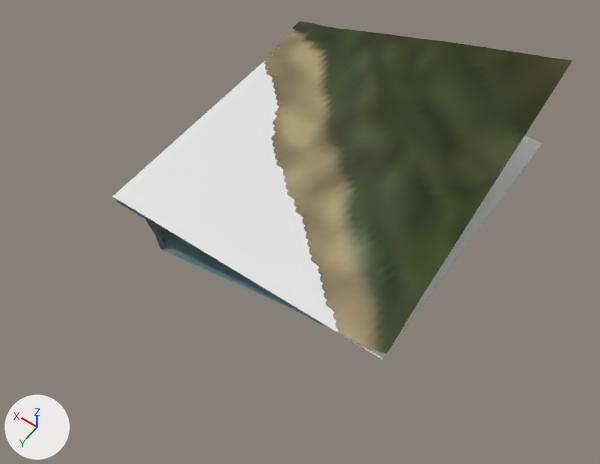
The glTF model eloria-assets/maps/continent-v2/coilmere/client/chunks/09_08/world.glb, before and after one commit.
Rendered twice from a 50 mm camera at (-191.3, 316.2, 191.9) aimed at (-103.6, 193.5, -1.0). Arrows for +X, +Y and +Z are at lower left; the lights stay in place. The picture after the commit comes second. Where no turn or scale is listed for an object, it has been applied to the vertices. Vertices at exactly the same position are counted once.

The older version as bpy lines, for what is in view:
```python
me_authoredground_coilmerebase_coilmere_09_08 = bpy.data.meshes.new('AuthoredGround_coilmereBase_coilmere_09_08')
me_authoredground_coilmerebase_coilmere_09_08.from_pydata(...)  # 2448 vertices, 4608 faces; spans x 2783.0..2881.0, y -7887.0..-7791.0, z -13.9..34.4
me_authoredground_coilmerebase_coilmere_09_08.materials.append(mat_authored_coilmerebase)  # its picture is missing
me_terrain_coilmere_09_08 = bpy.data.meshes.new('Terrain_coilmere_09_08')
me_terrain_coilmere_09_08.from_pydata(...)  # 2401 vertices, 4608 faces; spans x 2783.0..2879.0, y -7887.0..-7791.0, z -13.9..34.4
me_terrain_coilmere_09_08.materials.append(mat_continental_ground)  # its picture is missing
me_water_coilmere_09_08 = bpy.data.meshes.new('Water_coilmere_09_08')
me_water_coilmere_09_08.from_pydata([(2784.0, -7791.0, 0.0), (2784.0, -7887.0, 0.0), (2880.0, -7887.0, 0.0), (2880.0, -7791.0, 0.0)], [], [(0, 1, 2), (2, 3, 0)])
me_water_coilmere_09_08.materials.append(mat_water_sea)  # its picture is missing
ob_authoredground_coilmerebase_coilmere_09_08 = bpy.data.objects.new('AuthoredGround_coilmereBase_coilmere_09_08', me_authoredground_coilmerebase_coilmere_09_08)
ob_authoredground_coilmerebase_coilmere_09_08.location = (-2930.0, 8007.0, 0.0)
ob_terrain_coilmere_09_08 = bpy.data.objects.new('Terrain_coilmere_09_08', me_terrain_coilmere_09_08)
ob_terrain_coilmere_09_08.location = (-2930.0, 8007.0, 0.0)
ob_water_coilmere_09_08 = bpy.data.objects.new('Water_coilmere_09_08', me_water_coilmere_09_08)
ob_water_coilmere_09_08.location = (-2930.0, 8007.0, 0.0)
```
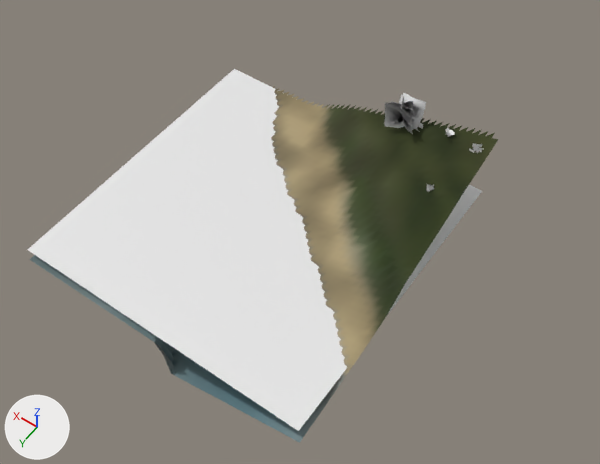
Diff of the bpy script that builds the scene:
```diff
--- a/eloria-assets/maps/continent-v2/coilmere/client/chunks/09_08/world.glb.py
+++ b/eloria-assets/maps/continent-v2/coilmere/client/chunks/09_08/world.glb.py
@@ me_terrain_coilmere_09_08 @@
-me_terrain_coilmere_09_08.from_pydata(...)  # 2401 vertices, 4608 faces; spans x 2783.0..2879.0, y -7887.0..-7791.0, z -13.9..34.4
+me_terrain_coilmere_09_08.from_pydata(...)  # 2401 vertices, 4608 faces; spans x 2789.0..2885.0, y -7857.0..-7761.0, z -15.4..23.7
+# me_terrain_coilmere_09_08 part 1: 2401 of 2401 vertices moved; they spanned x 2783.0..2879.0, y -7887.0..-7791.0, z -13.9..34.4 and now span x 2789.0..2885.0, y -7857.0..-7761.0, z -15.4..23.7; mean shift (6.0, 30.0, -7.1)
 me_terrain_coilmere_09_08.materials.append(mat_continental_ground)
@@ me_water_coilmere_09_08 @@
-me_water_coilmere_09_08.from_pydata(...)  # 4 vertices, 2 faces; spans x 2784.0..2880.0, y -7887.0..-7791.0, z 0.0
+me_water_coilmere_09_08.from_pydata(...)  # 4 vertices, 2 faces; spans x 2790.0..2886.0, y -7858.0..-7762.0, z 0.0
+# me_water_coilmere_09_08 part 2: the whole mesh is moved by (6.0, 29.0, 0.0)
 me_water_coilmere_09_08.materials.append(mat_water_sea)
@@ me_authoredground_coilmerebase_coilmere_09_08 @@
-me_authoredground_coilmerebase_coilmere_09_08.from_pydata(...)  # 2448 vertices, 4608 faces; spans x 2783.0..2881.0, y -7887.0..-7791.0, z -13.9..34.4
+me_authoredground_coilmerebase_coilmere_09_08.from_pydata(...)  # 2496 vertices, 4608 faces; spans x 2789.0..2887.0, y -7859.0..-7761.0, z -15.4..23.8
+# me_authoredground_coilmerebase_coilmere_09_08 part 3: 804 vertices removed from x 2783.0..2881.0, y -7887.0..-7791.0, z -1.3..34.4; 852 vertices added at x 2789.0..2887.0, y -7859.0..-7761.0, z -15.4..1.0
+# me_authoredground_coilmerebase_coilmere_09_08 part 4: 893 kept faces spanning x 2789.0..2849.0, y -7859.0..-7795.0, z 1.5..23.8 get new vertex colours; the middle colour goes from dark green #545d35 to dark green #4a5429
 me_authoredground_coilmerebase_coilmere_09_08.materials.append(mat_authored_coilmerebase)
@@ ob_under_015_049_001 @@
+ob_under_015_049_001 = bpy.data.objects.new('Under_015_049.001', me_undergrowth_0)  # 48 vertices, 24 faces; spans x -1.65..1.82, y -1.86..1.3, z 0.0..1.33; in mat_undergrowth_001 (its picture is missing)
+ob_under_015_049_001.location = (-137.2, 154.8, 20.9)
@@ ob_under_006_062_001 @@
+ob_under_006_062_001 = bpy.data.objects.new('Under_006_062.001', me_frondclump_3)  # 56 vertices, 28 faces; spans x -1.59..1.27, y -1.51..1.62, z 0.74..2.76; in mat_verdant_frond (its picture is missing)
+ob_under_006_062_001.location = (-127.2, 152.7, 18.6)
@@ ob_tree_035_022__foliage_green @@
+ob_tree_035_022__foliage_green = bpy.data.objects.new('Tree_035_022__foliage_green', me_tree_verdant_understory_low_1__foliage_green)  # 85 vertices, 80 faces; spans x -6.73..5.75, y -4.76..6.46, z -0.93..12.31; in mat_foliage_green (its picture is missing)
+ob_tree_035_022__foliage_green.location = (-112.2, 152.2, 13.2)
```

Pixel boxes (x1, y1, x2, y2) of what changed, in the pictures (600 x 464 px; the box of a moved part takes in the faces that stretch with it):
'AuthoredGround_coilmereBase_coilmere_09_08', reshaped (8% taller): before (111, 21, 573, 352); after (31, 83, 498, 439)
'Water_coilmere_09_08', mesh moved: before (112, 47, 542, 359); after (27, 69, 482, 431)
'Terrain_coilmere_09_08', reshaped (10% wider): before (147, 61, 572, 354); after (30, 140, 498, 443)
'Tree_035_022__foliage_green', added: after (384, 93, 426, 134)
'Under_015_049.001', added: after (469, 143, 484, 153)
'Under_006_062.001', added: after (445, 128, 455, 137)
part 3 of me_authoredground_coilmerebase_coilmere_09_08, moved or reshaped (mostly hidden afterwards): before (255, 21, 573, 352); after (31, 253, 366, 439)
part 4 of me_authoredground_coilmerebase_coilmere_09_08, edited (looks the same): (317, 104, 498, 332) in both
